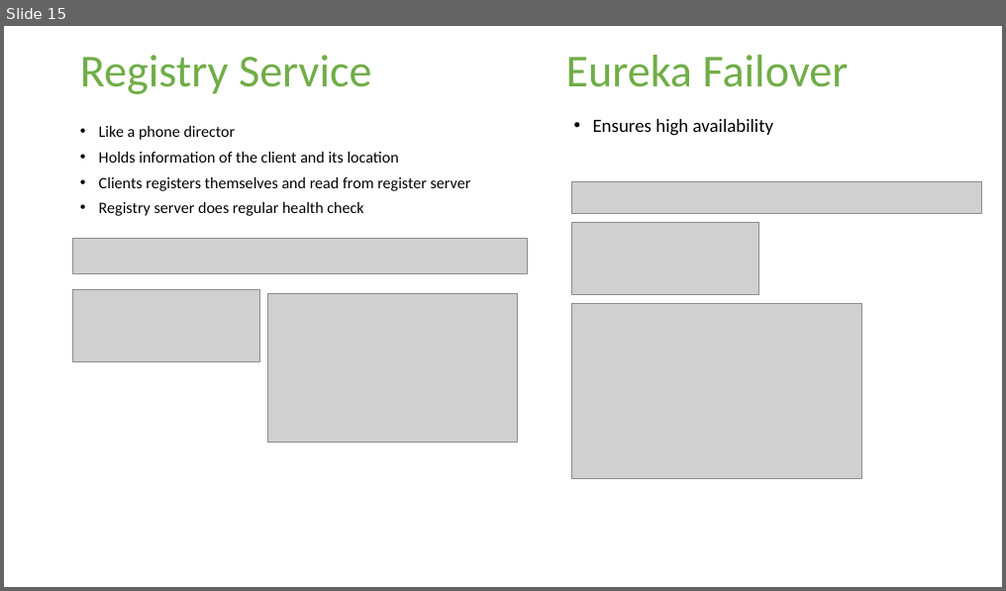
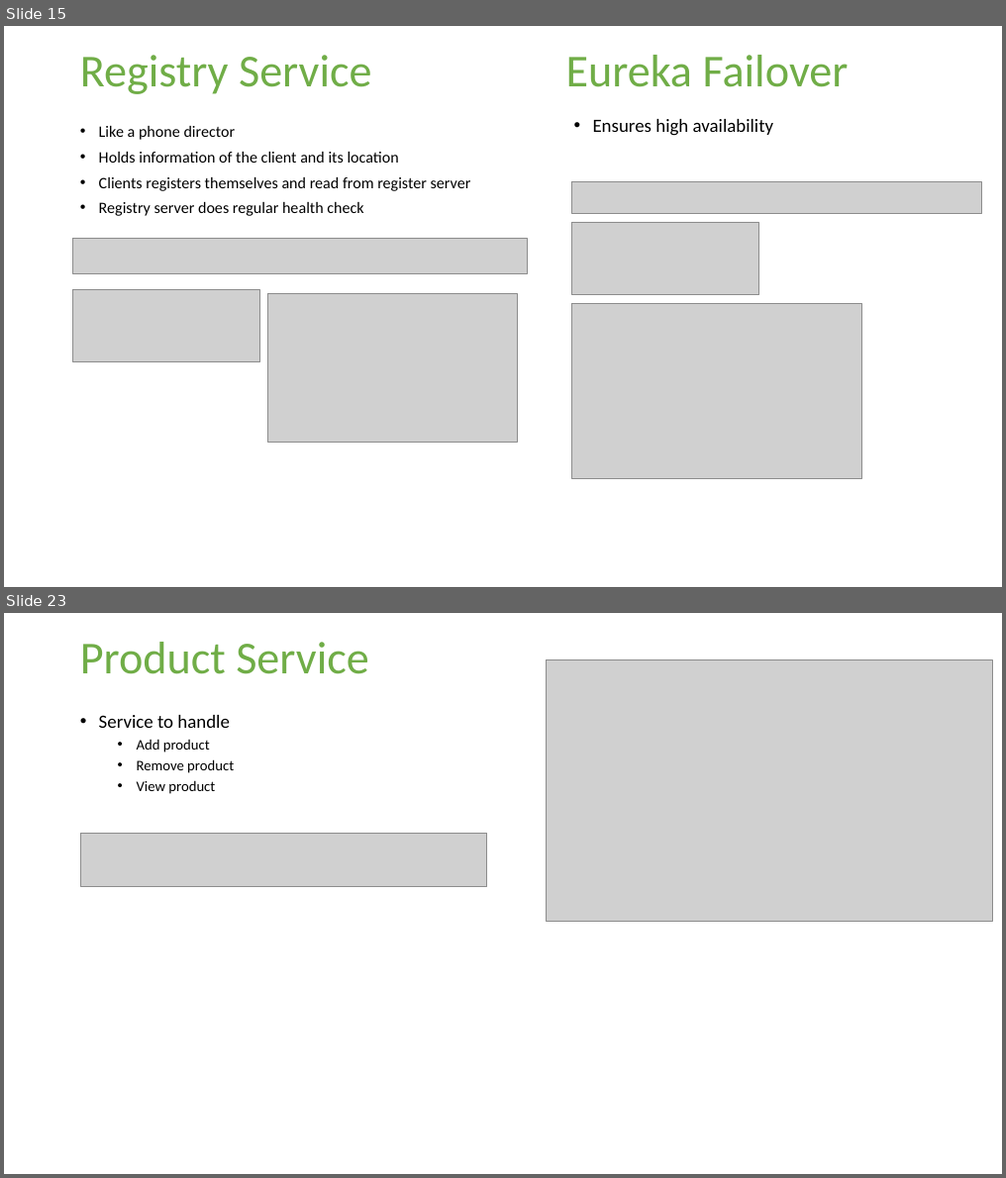
Before and after one commit to Technomax/Swa.WebStore, a slide deck: Documents/WebStore Presentation.pptx. Shown one above the other, each under a label of ours: slide 15 before the commit, slides 15 and 23 after it; the slides between them are not shown. The pictures are 1006x591 and 1006x1178 pixels, drawn with LibreOffice and Linux fonts; fonts in the diff are those of the drawing; grey boxes stand for pictures; background and template pictures are left out. Boxes give left, top, right and bottom in pixels: in the first picture for what was removed or moved away, otherwise in the second. Text is boxed around its words. In the diff, an @@ line names an element or a change of style, - is before the commit and + after.

```diff
--- a/Documents/WebStore Presentation.pptx
+++ b/Documents/WebStore Presentation.pptx
@@ slide 23 added at box(4, 613, 1002, 1174), background picture (left out) @@
@@ title added at box(80, 642, 369, 674), 44 pt, text #70AD47 @@
+Product Service
@@ picture added at box(546, 660, 992, 922) @@
@@ text added at box(99, 715, 234, 794), 14 pt, text #000000 @@
+• Service to handle
+  • Add product
+  • Remove product
+  • View product
@@ picture added at box(80, 833, 487, 887) @@
```
Also in this commit, not shown: 1 slide changed, 10 other slides added, 11 other files.
